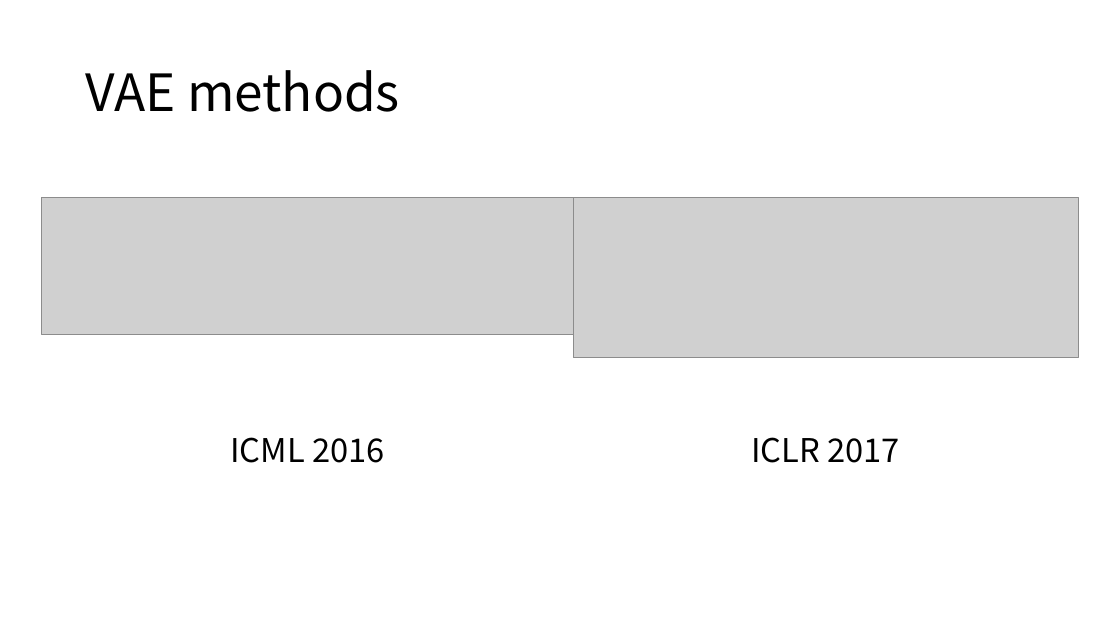
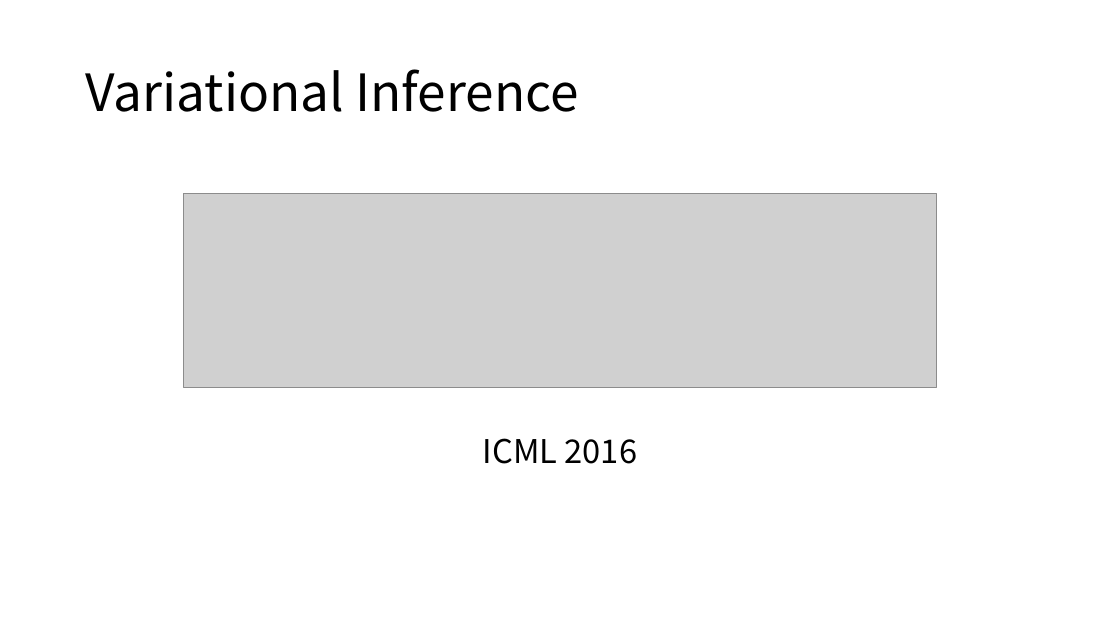
Before and after one commit to namespace-Pt/Topical, a slide deck: slide 13 of docs/Topic Modeling.pptx (slide 14 before the commit). Drawn at 1120x630 pixels with LibreOffice and Linux fonts; fonts in the diff are those of the drawing; grey boxes stand for pictures. Boxes give left, top, right and bottom in pixels: in the first picture for what was removed or moved away, otherwise in the second. Text is boxed around its words. In the diff, an @@ line names an element or a change of style, - is before the commit and + after.

```diff
--- a/docs/Topic Modeling.pptx
+++ b/docs/Topic Modeling.pptx
@@ title at bbox=[85, 69, 579, 112]: text changed @@
-VAE methods
+Variational Inference
@@ picture: place and size @@
-picture at bbox=[42, 197, 573, 334]
+picture at bbox=[184, 194, 937, 388]
@@ picture removed at bbox=[573, 197, 1078, 358] @@
@@ text "ICML 2016": place and size @@
-text "ICML 2016" at bbox=[230, 437, 385, 463]
+text "ICML 2016" at bbox=[483, 438, 638, 464]
@@ text removed at bbox=[751, 437, 899, 463] @@
-ICLR 2017
```
Also in this commit, not shown: 7 other slides changed, 7 slides added, 3 slides removed, 1 other file.
